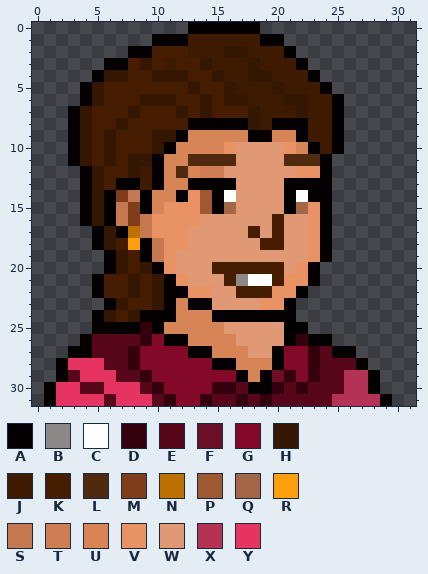
A pixel-art sprite gets an edit: case-no-zero/kapitana_palma_closeup.png. The picture above is the old version.
The file is 32x32 pixels. Colours within 5 levels of each other are drawn and written as one.
Palette (. is transparent): A #040001  B #8d8989  C #ffffff  D #35000d  E #58071b  F #6a0f25  G #840827  H #351601  J #3e1a01  K #461d01  L #4f2a0f  M #803d1a  N #bd7200  P #9e5834  Q #a36748  R #ff9f0d  S #c67950  T #cf7e54  U #d78457  V #e99264  W #e09974  X #b43253  Y #e53461
After the commit:
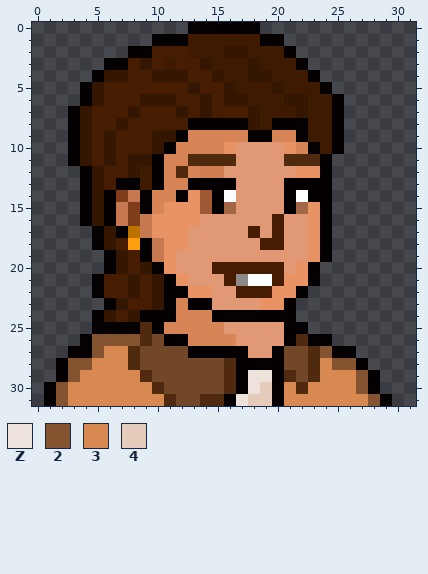
Colours new in this view: Z #ede3dc  2 #845330  3 #d78951  4 #e5ccba
What changed:
@@ palette @@
-G #840827
+G #724728
@@ x 0..31 @@
 24 .....AHKHAAAUUUAAAAAAA..........
-25 .....AAAADAUUUUUWWWWWAA.........
-26 ....AEEEEDGAAUUUUWWWWADAA.......
-27 ...AAEEEDGGGGAAUUUWWAGGDEAA.....
-28 ..AYYYEEDGGGGGGAAUUUAGGDEEEA....
-29 ..AEYYYEEDGGGGGGGAUAFDGDEEXXA...
-30 .AYYEEYYYEDGGGGDDEAADEDEEEXXA...
-31 .AYYYYEYYYEDGGDEEDEDEEEEEXXXXA..
+25 .....AAAALAUUUUUWWWWWAA.........
+26 ....A2222LGAAUUUUWWWWALAA.......
+27 ...AA233LGGGGAAAAAWWAGGL2AA.....
+28 ..A22333LGGGGGGGLAAAAGGL322A....
+29 ..A233333LGGGGGGLAZZALGL3332A...
+30 .A23333333LGGGGGLAZ4A3L33332A...
+31 .A233333333LGGLLAZ44A33333332A..
Pixel boxes of the changes (left, top, right, bottom) in both pictures:
changed: (56, 322, 380, 406)
